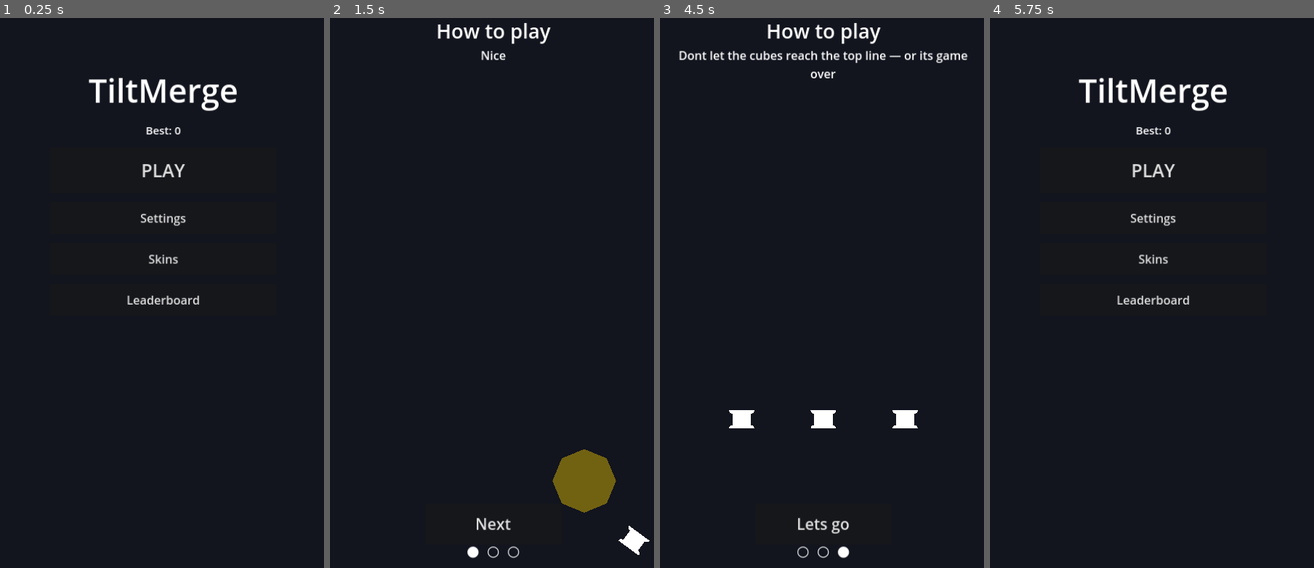
Above: before the commit, frames 1-4 (left to right).
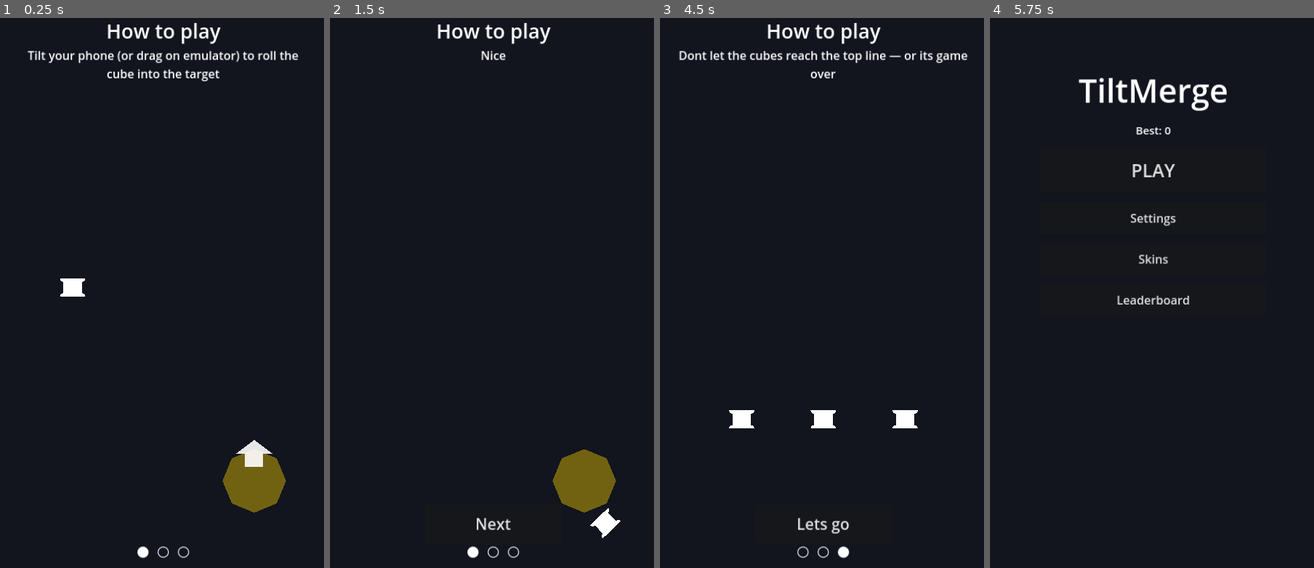
Above: after the commit, the same moments.

Repository: akarakuts/tiltmerge
Game: Godot game, scene res://scenes/Boot.tscn
Same seed, same stepped clock (60 frames per second), same inputs: the game is played once before the commit and once after it. Before the commit the project starts from res://scenes/MainMenu.tscn.
Inputs (mouse positions are in pixels of both pictures, inside the frame that each line leads up to):
- Up to frame 1 (0.25 s): no input
- Up to frame 2 (1.5 s): move the mouse to (566, 265) at 0.52 s; hold D (tilt_right) 0.53-1.25 s; click (566, 265) at 0.67 s; drag from (427, 326) to (582, 480) at 1.27 s
- Up to frame 3 (4.5 s): click "Next" at 2 s; move the mouse to (857, 166) at 2.77 s; hold D (tilt_right) 2.78-3.5 s; click (857, 166) at 2.92 s; drag from (805, 408) to (724, 205) at 3.52 s; click "Next" at 4.25 s
- Up to frame 4 (5.75 s): click "Lets go" at 5 s

The runs differ from the first frame. In frame 1, 5.3% of the frame differs, in the area x 8-93%, y 0-99%; in frame 2, 0.4%; in frame 3, less than 0.1%; in frame 4, nothing differs.

Commit message:
Release 1.0.3: fix mobile tilt/swipe and onboarding boot flash.
Enable Android sensors, keep swipe available during tilt, and route first launch through Boot so MainMenu no longer flashes before onboarding.

Diff:
--- a/project.godot
+++ b/project.godot
@@ -9,10 +9,10 @@
 
 config/name="TiltMerge"
 config/description="Быстрая головоломка: наклоняй телефон, чтобы одинаковые кубики слипались."
-run/main_scene="res://scenes/MainMenu.tscn"
+run/main_scene="res://scenes/Boot.tscn"
 config/features=PackedStringArray("4.3", "Forward Plus")
 config/icon="res://assets/graphics/icon.png"
-config/version="1.0.2"
+config/version="1.0.3"
 
 [autoload]
 
@@ -56,6 +56,8 @@
 
 [input_devices]
 
+sensors/enable_accelerometer=true
+sensors/enable_gravity=true
 sensors/enabled=true
 
 [internationalization]
--- /dev/null
+++ b/scenes/Boot.tscn
@@ -0,0 +1,13 @@
+[gd_scene load_steps=2 format=3 uid="uid://boot01tiltmerge"]
+
+[ext_resource type="Script" path="res://scripts/Boot.gd" id="1_boot"]
+
+[node name="Boot" type="Node"]
+script = ExtResource("1_boot")
+
+[node name="Bg" type="ColorRect" parent="."]
+anchors_preset = 15
+anchor_right = 1.0
+anchor_bottom = 1.0
+mouse_filter = 2
+color = Color(0.07, 0.08, 0.12, 1)
--- a/scenes/Onboarding.tscn
+++ b/scenes/Onboarding.tscn
@@ -84,12 +84,14 @@
 offset_right = 720.0
 offset_bottom = 200.0
 color = Color(0.07, 0.08, 0.12, 0.85)
+mouse_filter = 2
 
 [node name="Title" type="Label" parent="UI"]
 offset_left = 20.0
 offset_top = 30.0
 offset_right = 700.0
 offset_bottom = 90.0
+mouse_filter = 2
 theme_override_font_sizes/font_size = 44
 text = "How to play"
 horizontal_alignment = 1
@@ -99,6 +101,7 @@
 offset_top = 95.0
 offset_right = 690.0
 offset_bottom = 180.0
+mouse_filter = 2
 theme_override_font_sizes/font_size = 26
 text = ""
 horizontal_alignment = 1
@@ -110,6 +113,7 @@
 offset_top = 1180.0
 offset_right = 700.0
 offset_bottom = 1240.0
+mouse_filter = 2
 theme_override_font_sizes/font_size = 32
 text = "● ○ ○"
 horizontal_alignment = 1
--- /dev/null
+++ b/scripts/Boot.gd
@@ -0,0 +1,10 @@
+extends Node
+## Boot — точка входа: без вспышки меню сразу ведёт на онбординг или MainMenu.
+
+func _ready() -> void:
+	if not GameConfig.is_ready:
+		await GameConfig.config_loaded
+	if not bool(SaveSystem.data.get("onboarding_completed", false)):
+		get_tree().change_scene_to_file("res://scenes/Onboarding.tscn")
+	else:
+		get_tree().change_scene_to_file("res://scenes/MainMenu.tscn")
--- a/scripts/MainMenu.gd
+++ b/scripts/MainMenu.gd
@@ -18,6 +18,11 @@
 func _ready() -> void:
 	if not GameConfig.is_ready:
 		await GameConfig.config_loaded
+	# Страховка: если попали сюда без онбординга — сразу уходим, без показа меню
+	if not bool(SaveSystem.data.get("onboarding_completed", false)):
+		hide()
+		get_tree().change_scene_to_file("res://scenes/Onboarding.tscn")
+		return
 	_apply_language()
 	_refresh_best()
 	_play.pressed.connect(_on_play)
@@ -32,10 +37,6 @@
 	_modes.hide()
 	GameManager.go(GameManager.State.MENU)
 	AudioManager.play_music("music_menu")
-	# первый запуск → онбординг
-	if not bool(SaveSystem.data.get("onboarding_completed", false)):
-		await get_tree().create_timer(0.3).timeout
-		get_tree().change_scene_to_file("res://scenes/Onboarding.tscn")
 
 
 func _apply_language() -> void:
--- a/scripts/Onboarding.gd
+++ b/scripts/Onboarding.gd
@@ -39,8 +39,9 @@
 	if not GameConfig.is_ready:
 		await GameConfig.config_loaded
 	_tilt.setup(_cubes)
-	# USP: tilt из настроек; без акселерометра TiltController сам падает на свайп
-	_tilt.set_control_mode(str(SaveSystem.data.settings.control_mode))
+	# Онбординг: tilt + свайп одновременно — иначе на части устройств «мертвый» ввод
+	_tilt.set_control_mode("tilt")
+	_tilt.set_allow_swipe_in_tilt(true)
 	_merge.setup(_cubes)
 	_merge.reset()
 	MergeBus.merge_completed.connect(_on_merge_completed)
--- a/scripts/TiltController.gd
+++ b/scripts/TiltController.gd
@@ -7,8 +7,8 @@
 ## Это физически правдоподобнее, чем «наклонять весь мир», и не сбивает вертикаль.
 ##
 ## Источники ввода (по выбранному control_mode из настроек):
-##   - "tilt":  акселерометр (Input.get_accelerometer) — основной для телефона
-##   - "swipe": свайп/касание/мышь — для десктопа, тача и fallback
+##   - "tilt":  акселерометр/гравитация + свайп как запасной канал (важно для онбординга)
+##   - "swipe": только свайп/касание/мышь
 ## Клавиши A/D, ←/→ работают всегда (дебаг/desktop).
 
 signal tilt_changed(value: float)  # нормализованный наклон [-1, 1] для UI-индикатора
@@ -23,6 +23,7 @@
 var _base_gravity_y: float = 980.0
 var _smoothed: float = 0.0  # сглаженный наклон для плавности
 var _smooth_speed: float = 12.0
+var _allow_swipe_in_tilt: bool = true  # tilt + палец одновременно
 
 
 func setup(cubes_root: Node2D = null) -> void:
@@ -37,6 +38,10 @@
 
 func set_control_mode(mode: String) -> void:
 	_control_mode = mode
+
+
+func set_allow_swipe_in_tilt(enabled: bool) -> void:
+	_allow_swipe_in_tilt = enabled
 
 
 func set_cubes_root(root: Node2D) -> void:
@@ -72,36 +77,47 @@
 
 
 func _read_input() -> float:
+	var result := 0.0
 	# 1. Клавиатура (всегда — для desktop-теста)
 	if Input.is_action_pressed("tilt_left"):
-		return -1.0
-	if Input.is_action_pressed("tilt_right"):
-		return 1.0
+		result = -1.0
+	elif Input.is_action_pressed("tilt_right"):
+		result = 1.0
+	elif _control_mode == "swipe":
+		result = _read_swipe()
+	elif _control_mode == "tilt":
+		# Свайп имеет приоритет, пока палец на экране — иначе сенсор.
+		if _allow_swipe_in_tilt:
+			var swipe := _read_swipe()
+			if _touch_active or absf(swipe) > _deadzone:
+				result = swipe
+			else:
+				var sensor := _read_sensor_tilt()
+				result = sensor if absf(sensor) > _deadzone else swipe
+		else:
+			result = _read_sensor_tilt()
+	return result
 
-	# 2. Свайп-режим (touch + mouse)
-	if _control_mode == "swipe":
-		return _read_swipe()
 
-	# 3. Акселерометр-режим
-	if _control_mode == "tilt":
-		var accel := Input.get_accelerometer()
-		if accel != Vector3.ZERO:
-			var raw: float = clampf(accel.x / 10.0, -1.0, 1.0)
-			if absf(raw) > _deadzone:
-				return raw
-		# если акселерометр не отдаёт (десктоп) — fallback на свайп
-		return _read_swipe()
-
+func _read_sensor_tilt() -> float:
+	# get_gravity стабильнее для «наклона», accelerometer — запасной канал.
+	var g := Input.get_gravity()
+	if g != Vector3.ZERO:
+		# У телефона перед собой: X — влево/вправо. Делим на ~g.
+		return clampf(g.x / 9.8, -1.0, 1.0)
+	var accel := Input.get_accelerometer()
+	if accel != Vector3.ZERO:
+		return clampf(accel.x / 9.8, -1.0, 1.0)
 	return 0.0
 
 
 # Свайп/касание: точка касания/мыши задаёт целевой наклон.
 # Левая половина экрана = полный наклон влево, центр = 0, правая = вправо.
 func _read_swipe() -> float:
-	# touch (запоминается из _unhandled_input)
+	# touch (запоминается из _input)
 	if _touch_active:
 		return _last_touch_tilt
-	# mouse (desktop)
+	# mouse (desktop / emulate_mouse_from_touch)
 	if Input.is_mouse_button_pressed(MOUSE_BUTTON_LEFT):
 		var vp := get_viewport().get_visible_rect().size
 		if vp.x > 0:
@@ -114,9 +130,13 @@
 var _touch_active: bool = false
 
 
-func _unhandled_input(event: InputEvent) -> void:
-	if _control_mode != "swipe" and not (_control_mode == "tilt" and Input.get_accelerometer() == Vector3.ZERO):
-		return  # в tilt-режиме на телефоне свайп не нужен
+func _input(event: InputEvent) -> void:
+	# Берём touch до UI, иначе подписи/плашки могут съесть unhandled.
+	if _control_mode == "swipe" or (_control_mode == "tilt" and _allow_swipe_in_tilt):
+		_handle_touch_event(event)
+
+
+func _handle_touch_event(event: InputEvent) -> void:
 	if event is InputEventScreenTouch:
 		if event.pressed:
 			_touch_active = true
@@ -126,7 +146,6 @@
 			_last_touch_tilt = 0.0
 	elif event is InputEventScreenDrag and _touch_active:
 		_last_touch_tilt = _x_to_tilt(event.position.x)
-	get_viewport().set_input_as_handled()
 
 
 func _x_to_tilt(x: float) -> float:
--- a/tests/TestRunner.gd
+++ b/tests/TestRunner.gd
@@ -74,7 +74,7 @@
 		_smoke("autoload %s exists" % name_, node != null)
 	# все сцены грузятся
 	var scene_paths := [
-		"res://scenes/MainMenu.tscn", "res://scenes/Onboarding.tscn",
+		"res://scenes/Boot.tscn", "res://scenes/MainMenu.tscn", "res://scenes/Onboarding.tscn",
 		"res://scenes/Settings.tscn", "res://scenes/Leaderboard.tscn",
 		"res://scenes/Skins.tscn",
 		"res://scenes/Cube.tscn", "res://scenes/Game.tscn"
Not shown, changed: export_presets.cfg
Not shown, added: scripts/Boot.gd.uid
